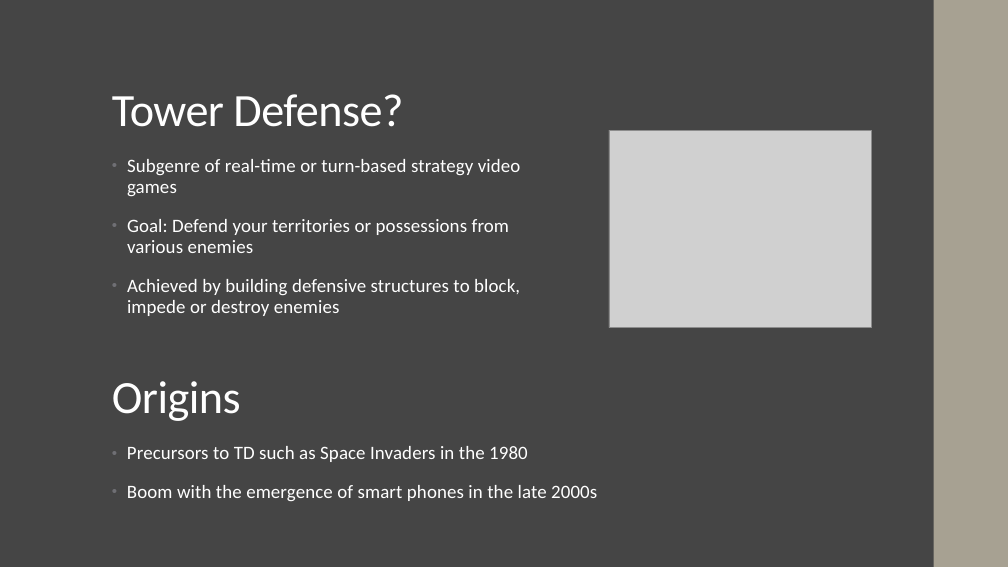
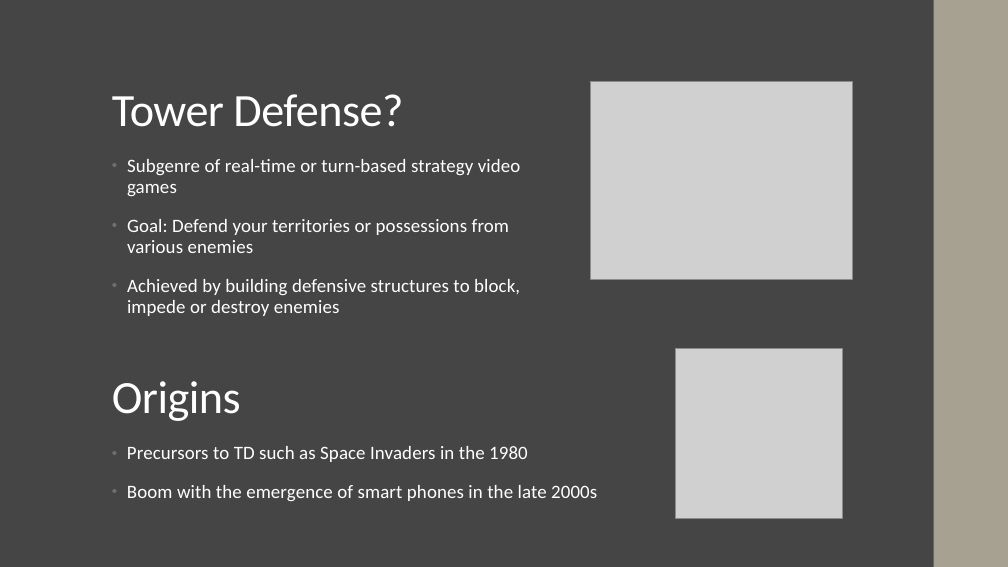
Before and after one commit to raember/Tower-Hopscotch, a slide deck: slide 2 of doc/Presentation.pptx. Drawn at 1008x567 pixels with LibreOffice and Linux fonts; fonts in the diff are those of the drawing; grey boxes stand for pictures. Boxes give left, top, right and bottom in pixels: in the first picture for what was removed or moved away, otherwise in the second. Text is boxed around its words. In the diff, an @@ line names an element or a change of style, - is before the commit and + after.

```diff
--- a/doc/Presentation.pptx
+++ b/doc/Presentation.pptx
@@ picture: place and size @@
-picture at bbox=[609, 130, 872, 327]
+picture at bbox=[591, 82, 853, 279]
@@ picture added at bbox=[676, 349, 842, 519] @@
```
